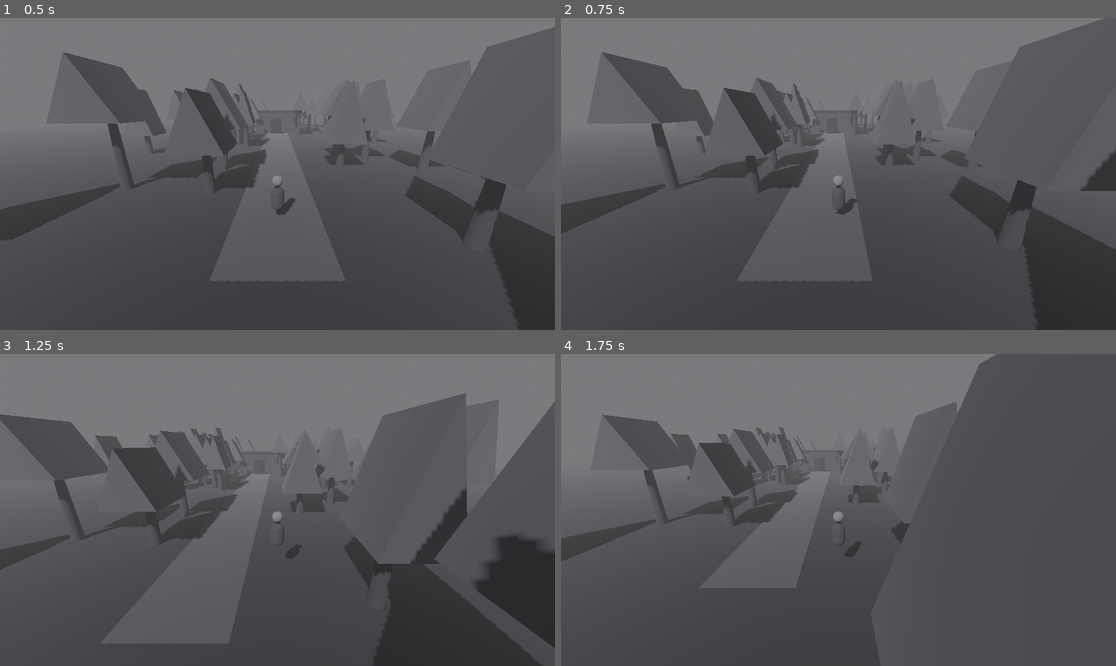
Above: before the commit, frames 1-4 (two rows, left to right).
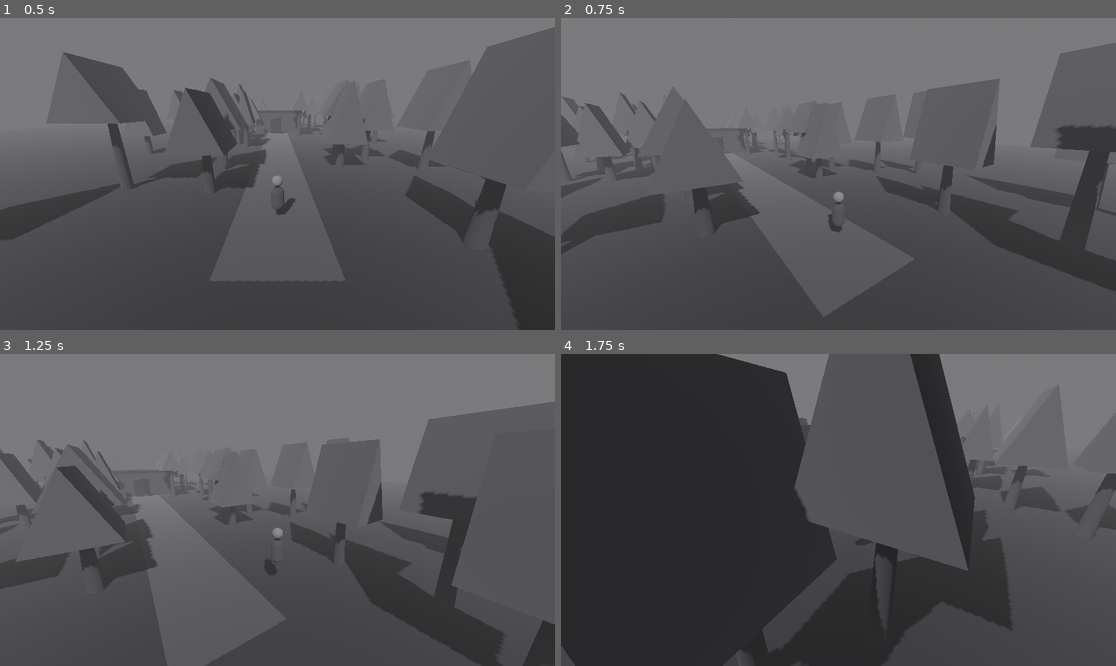
Above: after the commit, the same moments.

Repository: leto98/Monochrome
Game: Godot game, scene res://scenes/main.tscn
Two runs of this game, one before a commit and one after it. Both use one fixed random seed, a clock stepped at 60 frames per second and the inputs below.
Inputs (mouse positions are in pixels of both pictures, inside the frame that each line leads up to):
- Up to frame 1 (0.5 s): no input
- Up to frame 2 (0.75 s): tap Enter at 0.5, 0.6 s; move the mouse to (960, 158) at 0.52 s; hold D from 0.53 s (still down); click (960, 158) at 0.67 s
- Up to frame 3 (1.25 s): keep holding D; tap Space at 0.77 s; tap E at 0.8 s
- Up to frame 4 (1.75 s): move the mouse to (727, 525) at 1.27 s; release D at 1.28 s; hold S from 1.28 s (still down); tap E at 1.35 s; click (727, 525) at 1.42 s; tap Space at 1.52 s; tap Enter at 1.55 s

Frame 1 is identical in both runs. In frame 2, 20% of the frame differs, in the area x 0-100%, y 0-100%; in frame 3, 21%; in frame 4, 69%.

Commit message:
Add mouse camera look and camera-relative movement

Diff:
--- a/scripts/player.gd
+++ b/scripts/player.gd
@@ -4,11 +4,28 @@
 const RUN_SPEED := 6.5
 const JUMP_VELOCITY := 4.5
 const GRAVITY := 12.0
+const MOUSE_SENSITIVITY := 0.0025
+const MIN_CAMERA_PITCH := deg_to_rad(-55.0)
+const MAX_CAMERA_PITCH := deg_to_rad(25.0)
 
 @onready var camera: Camera3D = $Camera3D
 
 func _ready() -> void:
     camera.look_at(global_position + Vector3(0.0, 0.8, 0.0), Vector3.UP)
+    Input.mouse_mode = Input.MOUSE_MODE_CAPTURED
+
+func _input(event: InputEvent) -> void:
+    if event is InputEventMouseMotion and Input.mouse_mode == Input.MOUSE_MODE_CAPTURED:
+        rotate_y(-event.relative.x * MOUSE_SENSITIVITY)
+        camera.rotate_x(-event.relative.y * MOUSE_SENSITIVITY)
+        camera.rotation.x = clampf(camera.rotation.x, MIN_CAMERA_PITCH, MAX_CAMERA_PITCH)
+    elif event is InputEventKey and event.pressed and not event.echo:
+        if event.keycode == KEY_ESCAPE:
+            Input.mouse_mode = Input.MOUSE_MODE_VISIBLE
+        elif event.keycode == KEY_ENTER and Input.mouse_mode == Input.MOUSE_MODE_VISIBLE:
+            Input.mouse_mode = Input.MOUSE_MODE_CAPTURED
+    elif event is InputEventMouseButton and event.pressed and Input.mouse_mode == Input.MOUSE_MODE_VISIBLE:
+        Input.mouse_mode = Input.MOUSE_MODE_CAPTURED
 
 func _physics_process(delta: float) -> void:
     if not is_on_floor():
@@ -28,7 +45,8 @@
         input_dir.y += 1.0
 
     input_dir = input_dir.normalized()
+    var move_dir := (global_transform.basis * Vector3(input_dir.x, 0.0, input_dir.y)).normalized()
     var speed := RUN_SPEED if Input.is_key_pressed(KEY_SHIFT) else WALK_SPEED
-    velocity.x = input_dir.x * speed
-    velocity.z = input_dir.y * speed
+    velocity.x = move_dir.x * speed
+    velocity.z = move_dir.z * speed
     move_and_slide()
